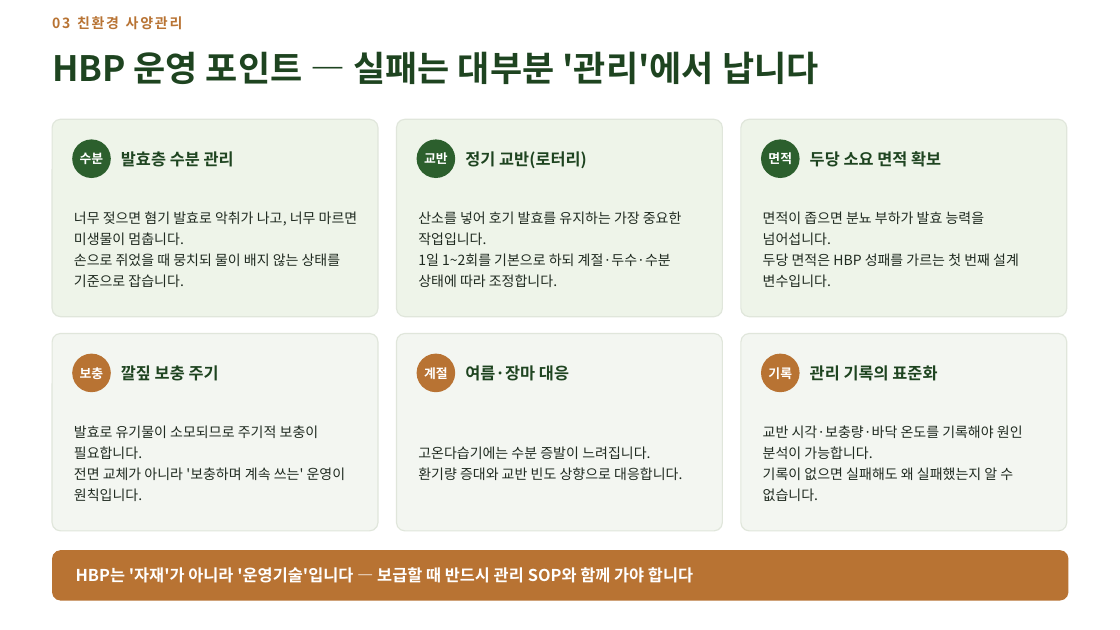
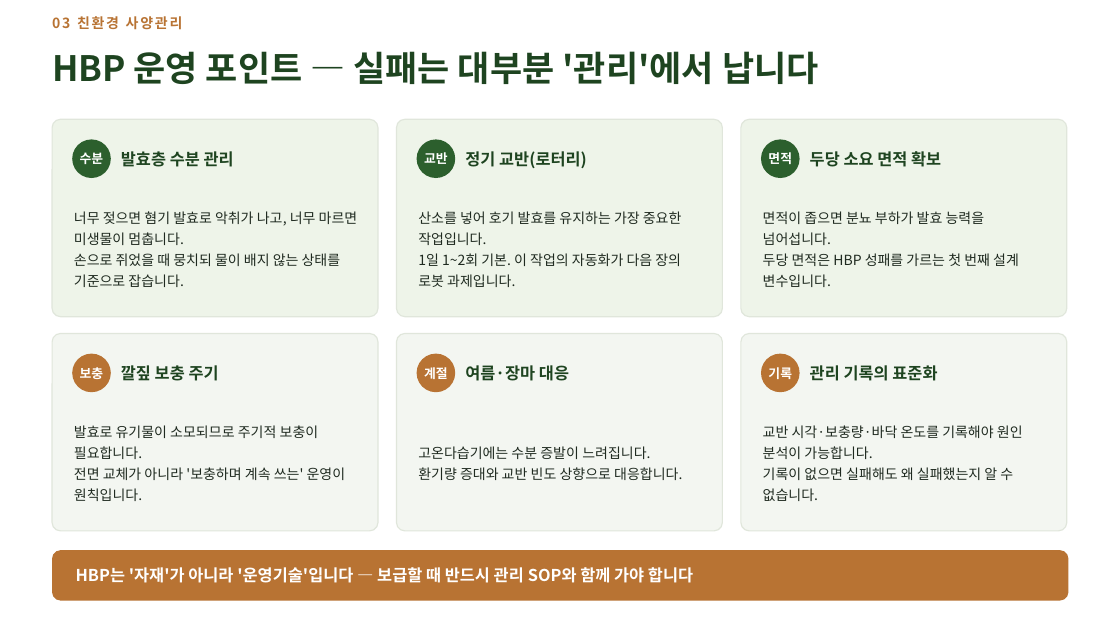
Before and after one commit to hhj3150/Dr-Ha--agent, a slide deck: slide 18 of deliverables/2026-08-10-nias-seminar/저지종_유가공목장_운영_현장사례.pptx. Drawn at 1120x630 pixels with LibreOffice and Linux fonts; fonts in the diff are those of the drawing. Boxes give left, top, right and bottom in pixels: in the first picture for what was removed or moved away, otherwise in the second. Text is boxed around its words. In the diff, an @@ line names an element or a change of style, - is before the commit and + after.

```diff
--- a/deliverables/2026-08-10-nias-seminar/저지종_유가공목장_운영_현장사례.pptx
+++ b/deliverables/2026-08-10-nias-seminar/저지종_유가공목장_운영_현장사례.pptx
@@ text at [418,253,681,287]: text changed @@
-1일 1~2회를 기본으로 하되 계절·두수·수분 상태에 따라 조정합니다.
+1일 1~2회 기본. 이 작업의 자동화가 다음 장의 로봇 과제입니다.
```
Also in this commit, not shown: 4 other slides changed, 2 slides added, 2 other files.
